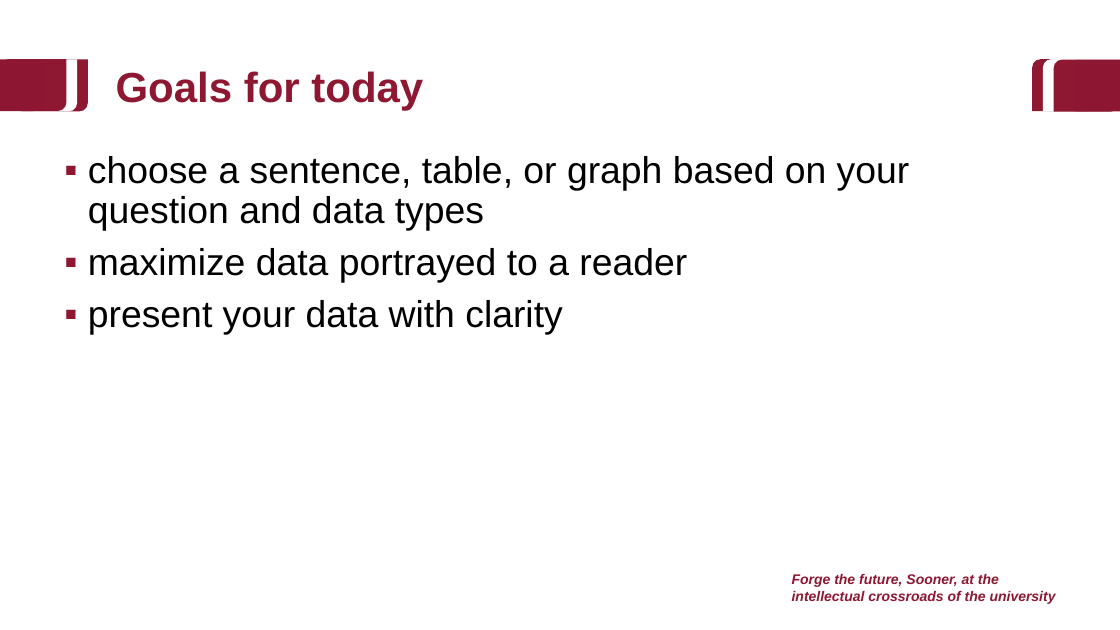
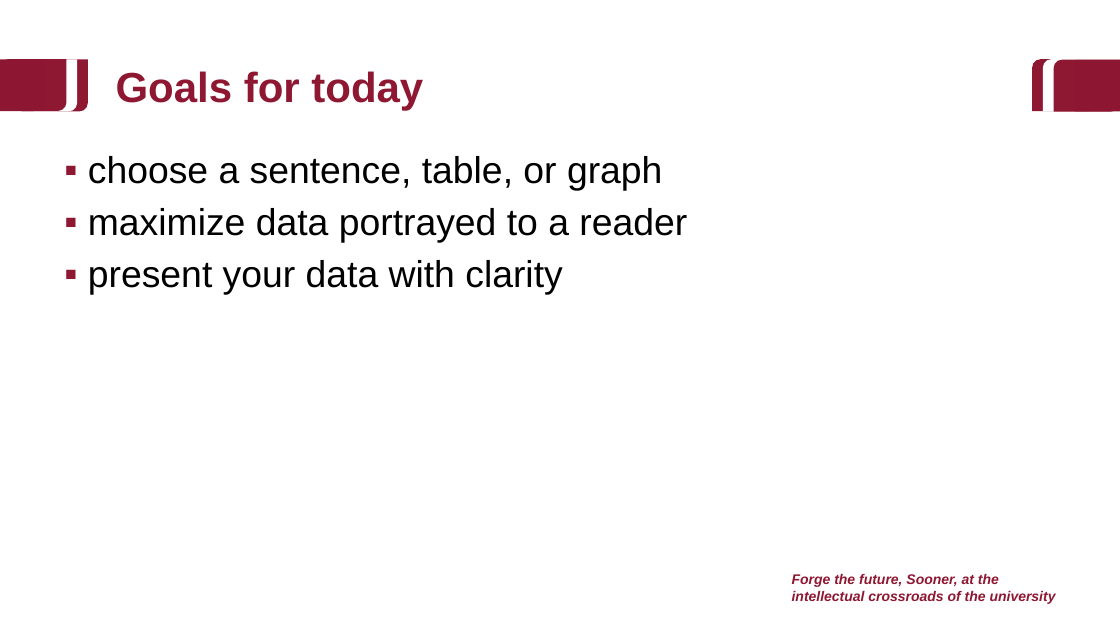
Before and after one commit to baeolophus/2025_data_viz_research, a slide deck: slide 2 of activities.pptx. Drawn at 1120x630 pixels with LibreOffice and Linux fonts; fonts in the diff are those of the drawing; background and template pictures are left out. Boxes give left, top, right and bottom in pixels: in the first picture for what was removed or moved away, otherwise in the second. Text is boxed around its words. In the diff, an @@ line names an element or a change of style, - is before the commit and + after.

```diff
--- a/activities.pptx
+++ b/activities.pptx
@@ text at [88,156,662,191]: text changed @@
-▪ choose a sentence, table, or graph based on your question and data types
+▪ choose a sentence, table, or graph
```
Also in this commit, not shown: 15 other slides changed, 5 slides added, 2 slides removed.
